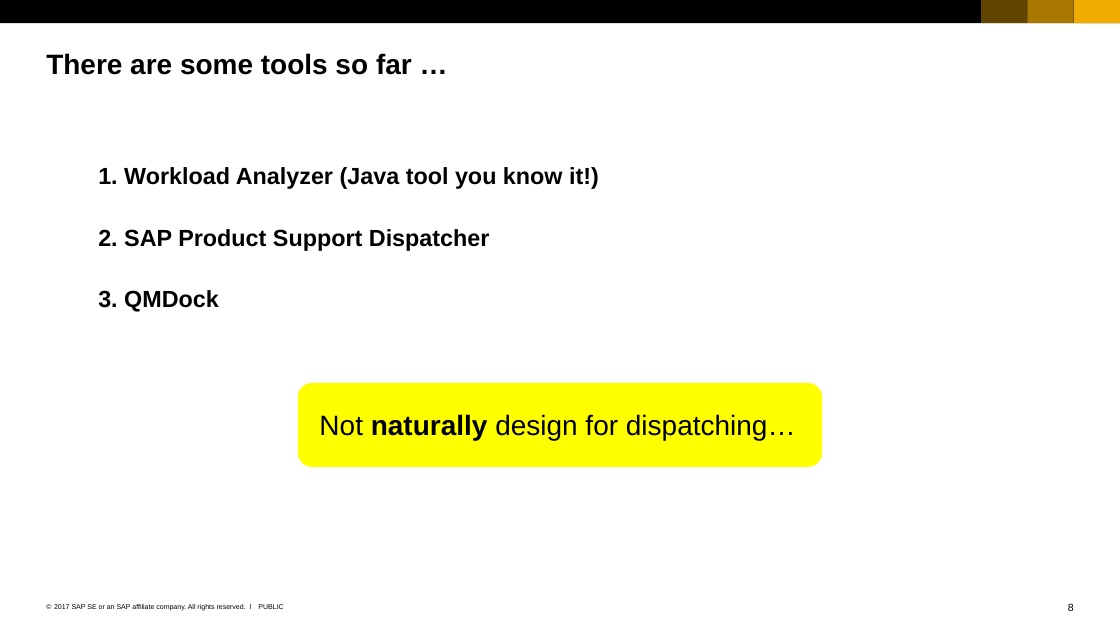
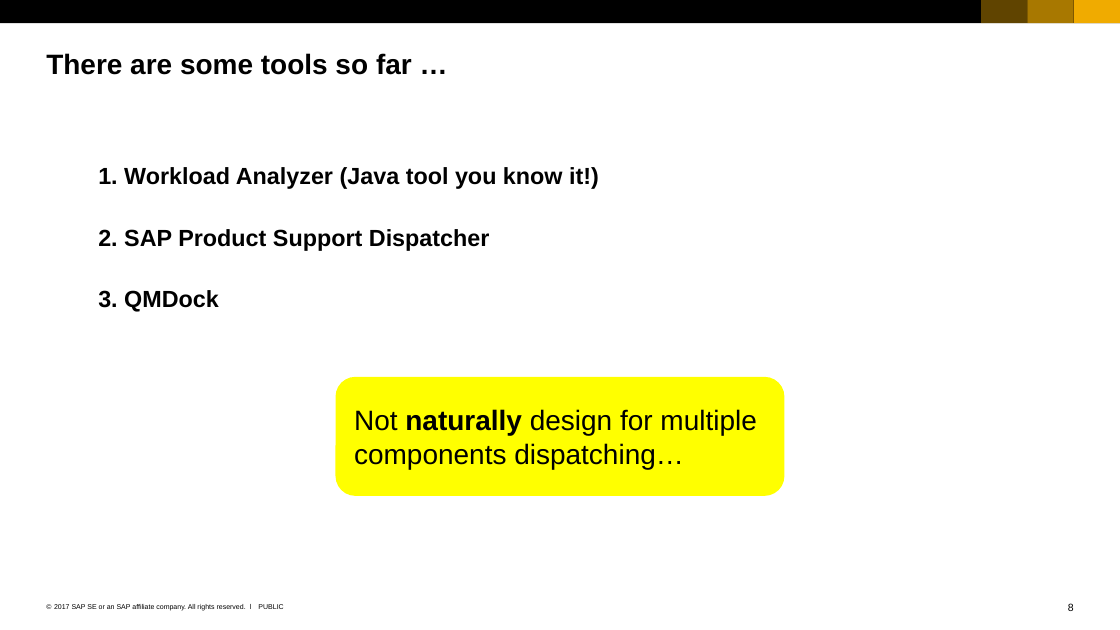
Before and after one commit to qianyilun/workload-calculator, a slide deck: slide 8 of SAP_2017_16x9_black_and_white.pptx. Drawn at 1120x630 pixels with LibreOffice and Linux fonts; fonts in the diff are those of the drawing. Boxes give left, top, right and bottom in pixels: in the first picture for what was removed or moved away, otherwise in the second. Text is boxed around its words. In the diff, an @@ line names an element or a change of style, - is before the commit and + after.

Commit message:
small change of slides

```diff
--- a/SAP_2017_16x9_black_and_white.pptx
+++ b/SAP_2017_16x9_black_and_white.pptx
@@ rounded rectangle: place and size @@
-rounded rectangle at [298, 383, 822, 467]
+rounded rectangle at [336, 377, 785, 496]
@@ text at [354, 409, 756, 469]: text changed @@
-Not naturally design for dispatching…
+Not naturally design for multiple components dispatching…
```
Also in this commit, not shown: 1 other slide changed.
